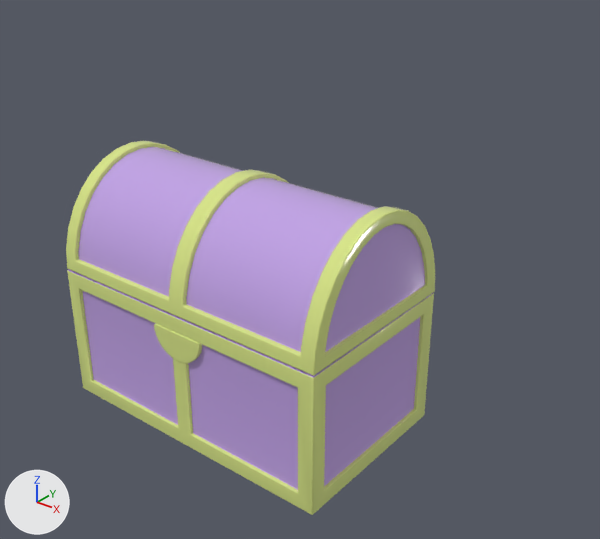
The glTF model box.glb, before and after one commit.
Rendered twice from a camera (50 mm lens) standing at (1.094, -1.188, 1.358) and looking at (0.089, 0.068, 0.579). Every picture has the same lights, and +X, +Y and +Z are marked at lower left. The picture after the commit comes second. Where no turn or scale is listed for an object, it has been applied to the vertices.
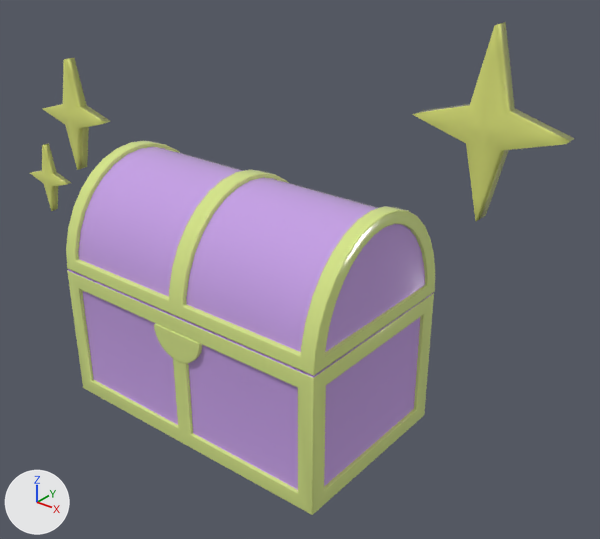
Boxes (x1, y1, x2, y2) around the edits, measured in the pictures (600 x 539 px):
'Cube.001', added (yellow)
    after: (413, 22, 575, 221)
'Cube.002', added (yellow)
    after: (43, 58, 111, 170)
'Cube.003', added (yellow)
    after: (30, 143, 71, 211)

The change, as a list of edits to the scene's bpy script:
```text
Add mat_material_002:
    mat_material_002 = principled_material('Material.002')
    mat_material_002.base_color = (0.743, 0.8, 0.201)  # yellow #e0e77c
    mat_material_002.roughness = 0.1
Add me_cube_002:
    me_cube_002.from_pydata(...)  # 66 vertices, 128 faces; spans x -1.0..1.0, y -1.0..1.0, z -1.0..1.34
    me_cube_002.materials.append(mat_material_002)  # yellow #e0e77c
Add me_cube_001:
    me_cube_001.from_pydata(...)  # 66 vertices, 128 faces; spans x -0.137..0.137, y -0.025..0.019, z -0.164..0.164
    me_cube_001.materials.append(mat_material_002)  # yellow #e0e77c
Add ob_cube_003:
    ob_cube_003 = bpy.data.objects.new('Cube.003', me_cube_002)
    ob_cube_003.location = (-0.757, 0.05, 0.604)
    ob_cube_003.rotation_euler = (1.571, 0.783, 0.0)  # degrees (90, 45, 0)
    ob_cube_003.scale = (0.066, 0.066, 0.0106)
Add ob_cube_002:
    ob_cube_002 = bpy.data.objects.new('Cube.002', me_cube_002)
    ob_cube_002.location = (-0.61, 0.05, 0.802)
    ob_cube_002.rotation_euler = (1.571, 0.783, 0.0)  # degrees (90, 45, 0)
    ob_cube_002.scale = (0.0983, 0.0983, 0.0159)
Add ob_cube_001:
    ob_cube_001 = bpy.data.objects.new('Cube.001', me_cube_001)
    ob_cube_001.location = (0.503, 0.05, 0.973)
```
